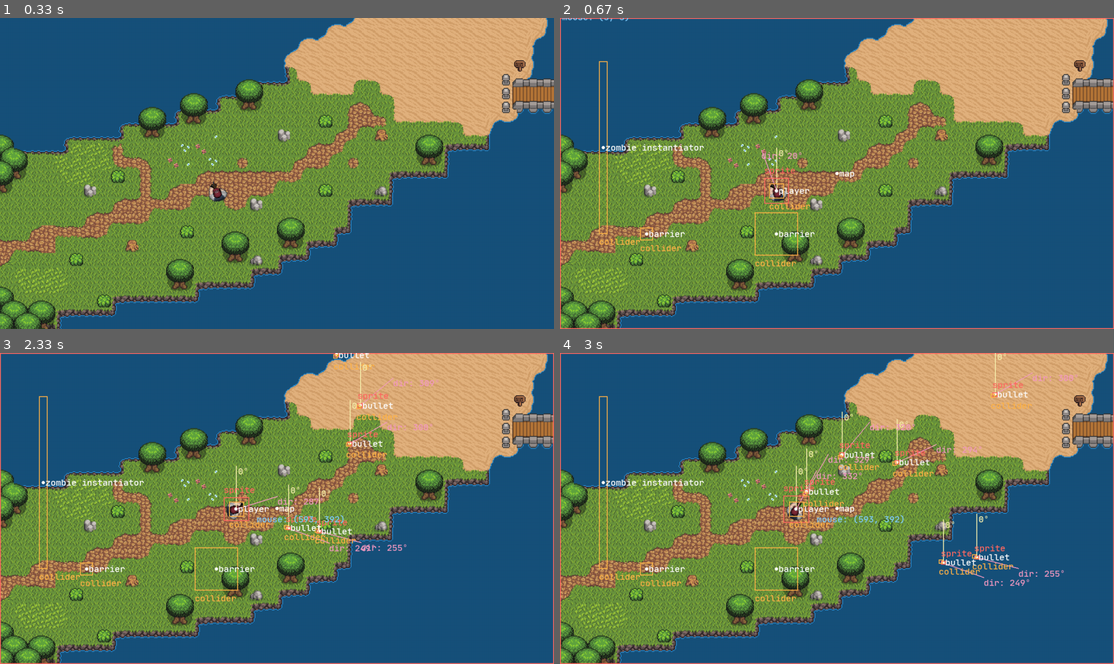
Above: before the commit, frames 1-4 (two rows, left to right).
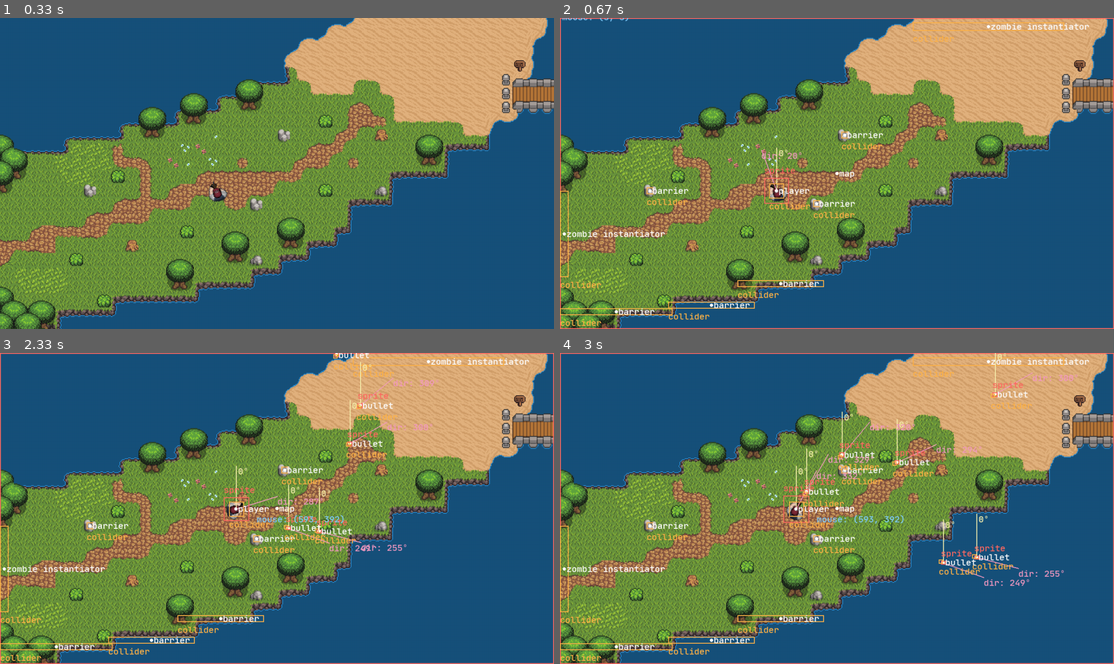
Above: after the commit, the same moments.

Repository: JNetoGH/Pygame-Zombies
Game: pygame game, started from main.py
Same seed, same stepped clock (60 frames per second), same inputs: the game is played once before the commit and once after it.
Inputs (mouse positions are in pixels of both pictures, inside the frame that each line leads up to):
- Up to frame 1 (0.33 s): no input
- Up to frame 2 (0.67 s): tap Z at 0.33 s
- Up to frame 3 (2.33 s): hold Right 0.67-1.13 s; move the mouse to (254, 520) at 0.7 s; tap Space at 0.73, 1.03, 1.23, 1.57, 1.87, 2.07 s; tap Z at 0.82, 2.15 s; hold Up 1.17-1.47 s; hold Right 1.5-1.97 s; hold Left from 2 s (still down)
- Up to frame 4 (3 s): tap Space at 2.37, 2.63, 2.97 s; release Left at 2.53 s; hold Down 2.57-2.87 s; hold Left from 2.9 s (still down)

Frame 1 is identical in both runs. In frame 2, 2.9% of the frame differs, in the area x 0-96%, y 1-100%; in frame 3, 2.9%; in frame 4, 2.9%.

Commit message:
Added some MapGrass colisions

Diff:
--- a/game_object_map.py
+++ b/game_object_map.py
@@ -23,9 +23,14 @@
         super().__init__("res/map.png")
 
     def start(self):
-        example_barrier = Barrier(position=Vector2(200, 500), width=30, height=30)
-        example_barrier2 = Barrier(position=Vector2(500, 500), width=100, height=100)
-        self.scene.add_game_objects(example_barrier, example_barrier2)
+        rock_1 = Barrier(position=Vector2(208, 400), width=16, height=16)
+        rock_2 = Barrier(position=Vector2(593, 430), width=16, height=16)
+        rock_3 = Barrier(position=Vector2(658, 271), width=16, height=16)
+        wall_1 = Barrier(position=Vector2(130, 680), width=260, height=16)
+        wall_2 = Barrier(position=Vector2(350, 665), width=200, height=16)
+        wall_3 = Barrier(position=Vector2(510, 615), width=200, height=16)
+
+        self.scene.add_game_objects(rock_1, rock_2, rock_3, wall_1, wall_2, wall_3)
 
 
 
--- a/main.py
+++ b/main.py
@@ -10,10 +10,12 @@
 
 map = MapGrass()
 player = Player(initial_position=Vector2(500, 400))
-zombie_instantiator = ZombieInstantiator(position=Vector2(100, 300), width=20, height=400, instantiation_frequency_in_seg= 4)
+zombie_instantiator_1 = ZombieInstantiator(position=Vector2(10, 500), width=20, height=200, instantiation_frequency_in_seg= 4)
+zombie_instantiator_2 = ZombieInstantiator(position=Vector2(990, 20), width=350, height=20, instantiation_frequency_in_seg= 4)
+
 
 main_scene = Scene(game_loop.GameSurface)
-main_scene.add_game_objects(map, player, zombie_instantiator)
+main_scene.add_game_objects(map, player, zombie_instantiator_1, zombie_instantiator_2)
 
 
 game_loop.run(main_scene)
